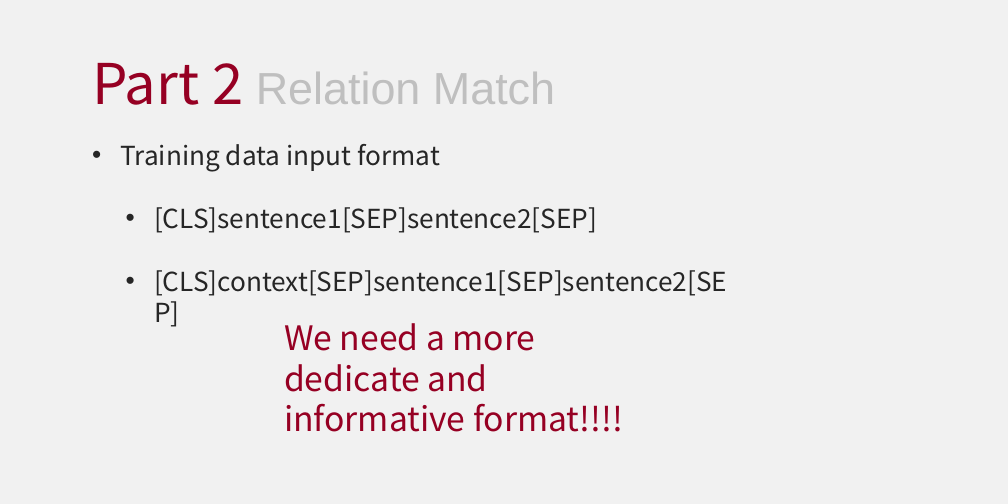
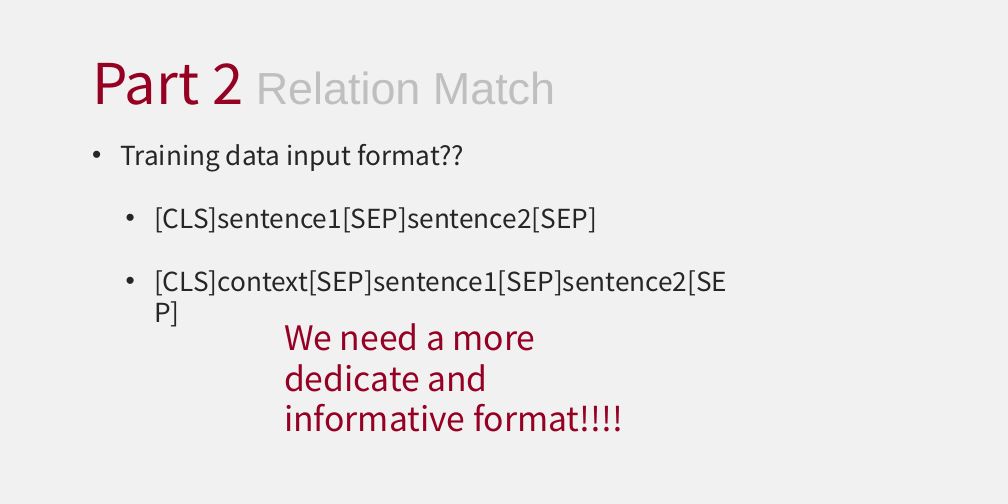
Before and after one commit to HourunLi/CCKS2022, a slide deck: slide 10 of Report.pptx. Drawn at 1008x504 pixels with LibreOffice and Linux fonts; fonts in the diff are those of the drawing. Boxes give left, top, right and bottom in pixels: in the first picture for what was removed or moved away, otherwise in the second. Text is boxed around its words. In the diff, an @@ line names an element or a change of style, - is before the commit and + after.

Commit message:
ppt modified

```diff
--- a/Report.pptx
+++ b/Report.pptx
@@ text at <box>120,144,464,172</box>: text changed @@
-• Training data input format
+• Training data input format??
```
Also in this commit, not shown: 7 other slides changed, 1 slide added, 1 slide removed, 2 other files.
